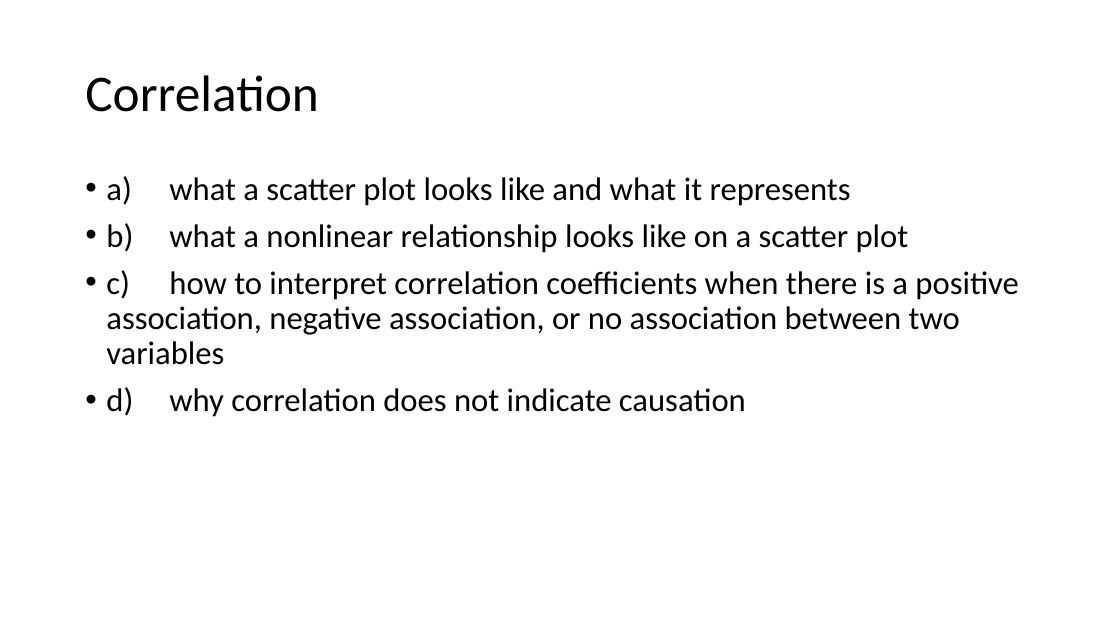
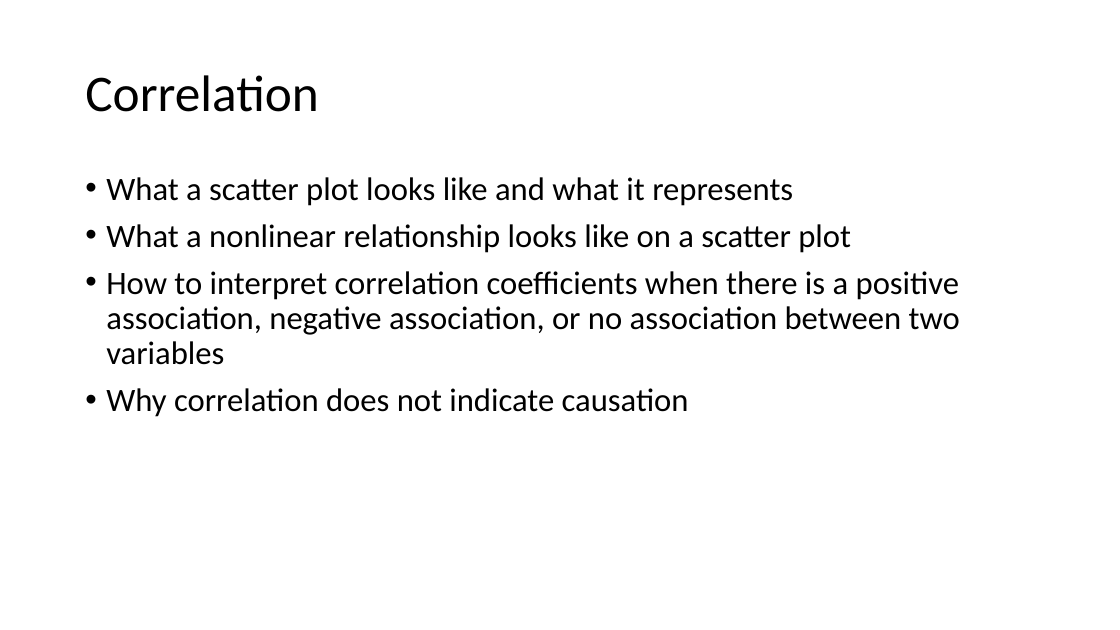
Before and after one commit to mikenguyen13/mar4050, a slide deck: slide 18 of lectures/14/2_Review.pptx (slide 17 before the commit). Drawn at 1120x630 pixels with LibreOffice and Linux fonts; fonts in the diff are those of the drawing. Boxes give left, top, right and bottom in pixels: in the first picture for what was removed or moved away, otherwise in the second. Text is boxed around its words. In the diff, an @@ line names an element or a change of style, - is before the commit and + after.

```diff
--- a/lectures/14/2_Review.pptx
+++ b/lectures/14/2_Review.pptx
@@ text at [106,177,960,417]: text changed @@
-• a) what a scatter plot looks like and what it represents
-• b) what a nonlinear relationship looks like on a scatter plot
-• c) how to interpret correlation coefficients when there is a positive association, negative association, or no association between two variables
-• d) why correlation does not indicate causation
+• What a scatter plot looks like and what it represents
+• What a nonlinear relationship looks like on a scatter plot
+• How to interpret correlation coefficients when there is a positive association, negative association, or no association between two variables
+• Why correlation does not indicate causation
```
Also in this commit, not shown: 7 other slides changed, 3 slides added, 2 slides removed, 3 other files.
